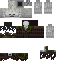
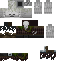
Layer changes from the first (64, 64) image to the second:
"Background Merged" (1st of 4): opacity 40% → 100%, moved it above "Background Merged", painted on it over box(32, 31, 37, 35)
painted on "Background Merged" (3rd of 4) over box(32, 31, 37, 35)
renamed "Background" to "Background Merged", moved it below "Background Merged", painted on it over box(32, 31, 37, 35)
removed layer "Background" (3rd of 5) over box(32, 31, 37, 35)
removed layer "Background" (4th of 5) (was 53%) over box(32, 31, 37, 35)
removed layer "Background" (5th of 5) (was 53%) over box(32, 31, 37, 35)